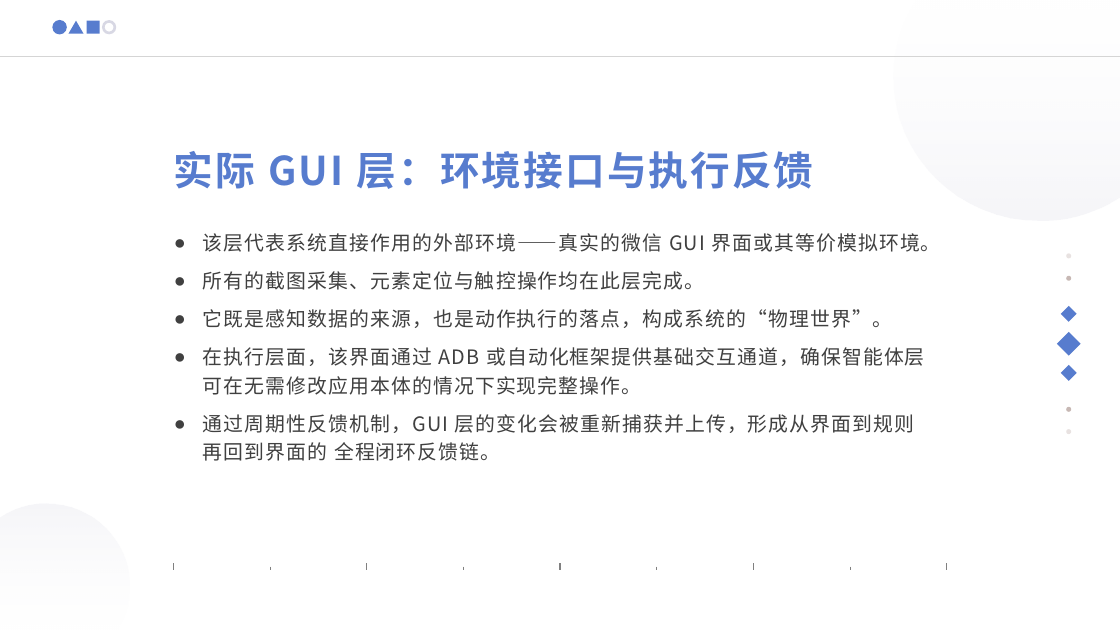
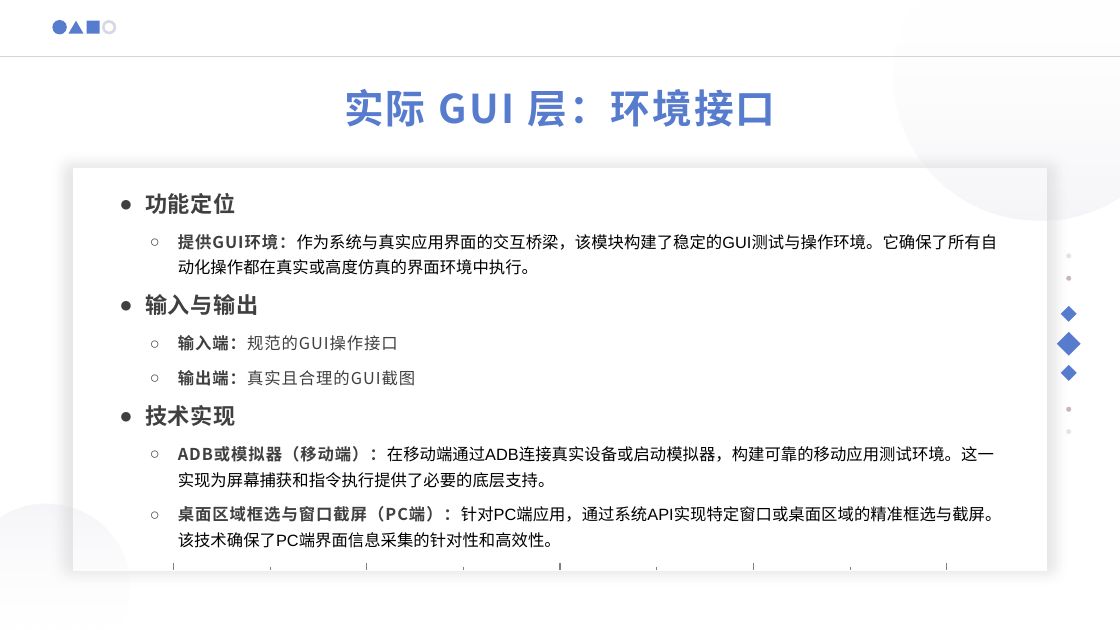
Before and after one commit to 221240008/2025_AI_projrct, a slide deck: slide 11 of 中期展示.pptx. Drawn at 1120x630 pixels with LibreOffice and Linux fonts; fonts in the diff are those of the drawing. Boxes give left, top, right and bottom in pixels: in the first picture for what was removed or moved away, otherwise in the second. Text is boxed around its words. In the diff, an @@ line names an element or a change of style, - is before the commit and + after.

```diff
--- a/中期展示.pptx
+++ b/中期展示.pptx
@@ text at bbox=[344, 89, 775, 127]: text changed @@
-实际 GUI 层：环境接口与执行反馈
+实际 GUI 层：环境接口
@@ rectangle added at bbox=[73, 168, 1047, 571], fill #FFFFFF @@
@@ text added at bbox=[145, 193, 1002, 548], 14 pt, text #000000 @@
+● 功能定位
+  ○ 提供GUI环境：作为系统与真实应用界面的交互桥梁，该模块构建了稳定的GUI测试与操作环境。它确保了所有自动化操作都在真实或高度仿真的界面环境中执行。
+● 输入与输出
+  ○ 输入端：规范的GUI操作接口
+  ○ 输出端：真实且合理的GUI截图
+● 技术实现
+  ○ ADB或模拟器（移动端）：在移动端通过ADB连接真实设备或启动模拟器，构建可靠的移动应用测试环境。这一实现为屏幕捕获和指令执行提供了必要的底层支持。
+  ○ 桌面区域框选与窗口截屏（PC端）：针对PC端应用，通过系统API实现特定窗口或桌面区域的精准框选与截屏。该技术确保了PC端界面信息采集的针对性和高效性。
@@ text removed at bbox=[203, 233, 941, 461] @@
-● 该层代表系统直接作用的外部环境——真实的微信 GUI 界面或其等价模拟环境。
-● 所有的截图采集、元素定位与触控操作均在此层完成。
-● 它既是感知数据的来源，也是动作执行的落点，构成系统的“物理世界”。
-● 在执行层面，该界面通过 ADB 或自动化框架提供基础交互通道，确保智能体层可在无需修改应用本体的情况下实现完整操作。
-● 通过周期性反馈机制，GUI 层的变化会被重新捕获并上传，形成从界面到规则再回到界面的 全程闭环反馈链。
```
Also in this commit, not shown: 7 other slides changed, 1 other file.
